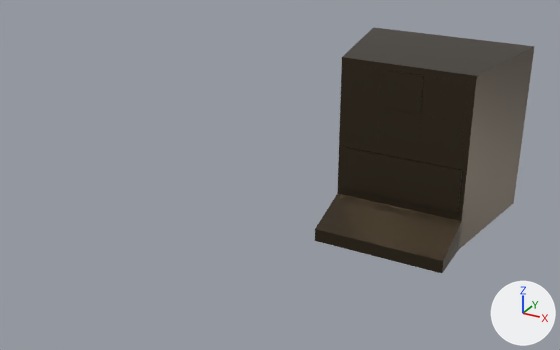
A saved change to the Blender file screen.blend.
Both versions are drawn from a 50 mm lens placed at (2.67, -8.39, 2.79), pointed at (-1.13, -1.48, -0.66). The axes (+X, +Y, +Z) are drawn at lower right. The lights are the same throughout.

The scene before the commit, as lines of its bpy script (objects in view):
```python
me_cube_008 = bpy.data.meshes.new('Cube.008')
me_cube_008.from_pydata(...)  # 73 vertices, 56 faces; spans x -1.0..1.0, y -1.34..0.75, z -1.46..0.55
# faces by material slot: [26, 0, 0, 0, 0, 30]
me_cube_008.materials.append(mat_material)  # brown #4d4334
ob_cube = bpy.data.objects.new('Cube', me_cube_008)
ob_cube.location = (0.0, 0.0, 0.0)
```
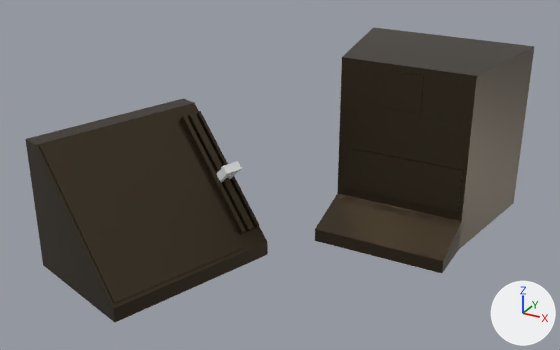
The newer file is also turned or shifted as a whole; pictures and numbers use the older file's frame.

What differs and where, as boxes [x1, y1, x2, y2] in the pictures (560 x 350 px):
'Cube.001', added (brown): after [25, 99, 268, 322]
    faces in mat_material (brown #4d4334): [25, 99, 268, 322]
'Lever', added: after [217, 161, 242, 183]

Patch to the scene script:
```diff
--- a/screen.blend.py
+++ b/screen.blend.py
@@ me_cube_001 @@
+me_cube_001.from_pydata(...)  # 45 vertices, 35 faces; spans x -1.0..1.0, y -0.75..0.75, z -0.75..0.75
+# faces by material slot: [20, 0, 0, 0, 0, 15]
+me_cube_001.materials.append(mat_material)  # brown #4d4334
@@ me_cube_005 @@
+me_cube_005.from_pydata(...)  # 48 vertices, 45 faces; spans x -0.108..0.11, y -0.05..0.05, z 0.0..0.263
@@ ob_cube_001 @@
+ob_cube_001 = bpy.data.objects.new('Cube.001', me_cube_001)
+ob_cube_001.location = (-2.216, -2.371, -0.842)
+ob_cube_001.rotation_euler = (0.0, 0.0, 1.243)  # degrees (0, 0, 71)
@@ ob_lever @@
+ob_lever = bpy.data.objects.new('Lever', me_cube_005)
+ob_lever.location = (-1.795, -1.617, -0.784)
+ob_lever.rotation_euler = (0.785, 0.0, 1.243)  # degrees (45, 0, 71)
```
